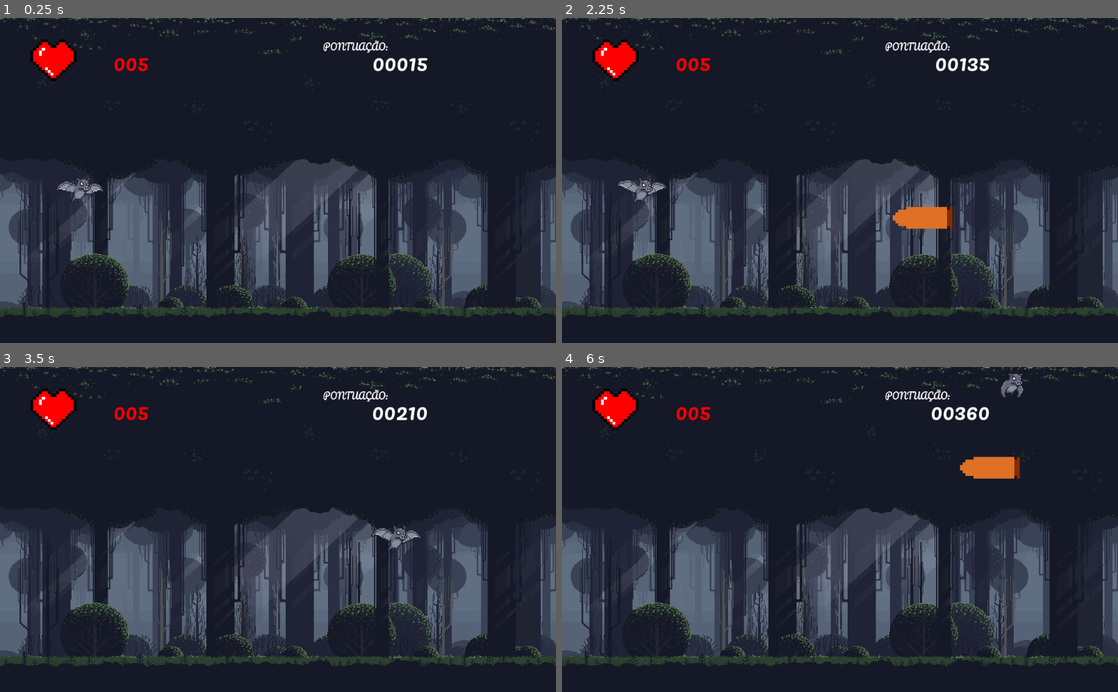
Above: before the commit, frames 1-4 (two rows, left to right).
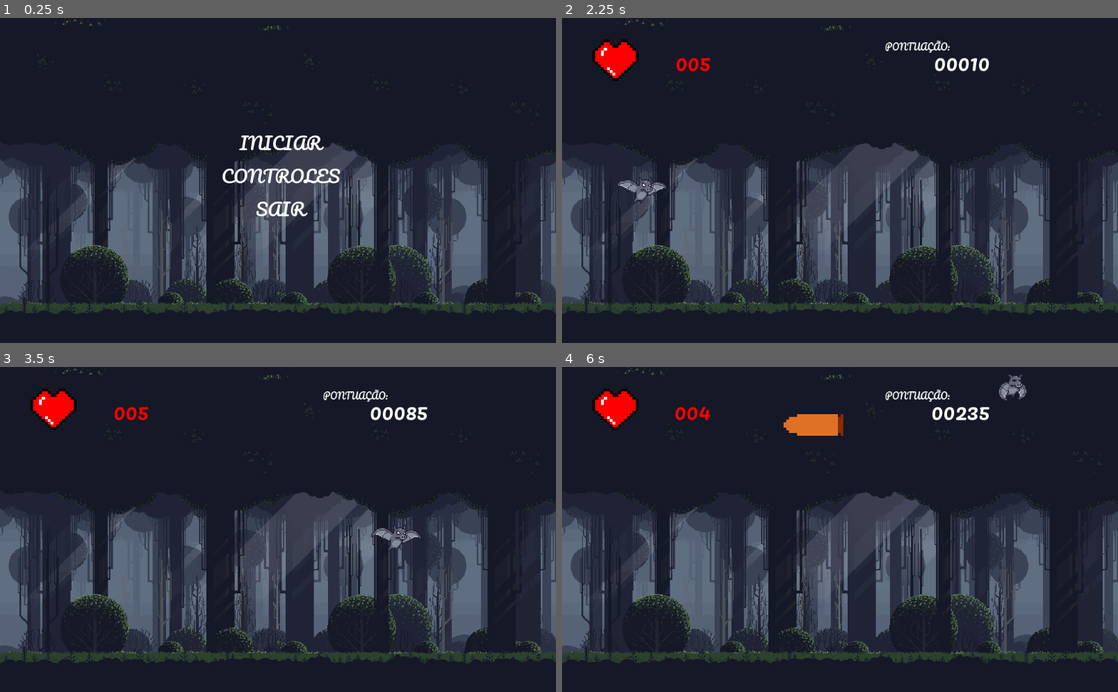
Above: after the commit, the same moments.

Repository: leoleokeo/Jogo
Game: Godot game, scene res://prefabs/start_screen.tscn
Same seed, same stepped clock (60 frames per second), same inputs: the game is played once before the commit and once after it. Before the commit the project starts from res://scenes/main.tscn.
Inputs (mouse positions are in pixels of both pictures, inside the frame that each line leads up to):
- Up to frame 1 (0.25 s): no input
- Up to frame 2 (2.25 s): click (840, 174) at 0.5 s, where only the run after the commit has a clickable "CONTROLES"; click (606, 50) at 1.25 s, where only the run after the commit has a clickable "Voltar"; click (840, 141) at 2 s, where only the run after the commit has a clickable "INICIAR"
- Up to frame 3 (3.5 s): hold D (move_right) from 2.78 s (still down)
- Up to frame 4 (6 s): release D (move_right) at 3.53 s; hold S (move_down) 3.53-4.28 s; hold D (move_right) 4.28-5.03 s; hold W (move_up) 5.03-5.78 s; hold A (move_left) from 5.78 s (still down)

The runs differ from the first frame. In frame 1, 13% of the frame differs, in the area x 0-100%, y 0-93%; in frame 2, 11%; in frame 3, 11%; in frame 4, 12%.

Commit message:
Terminado Jogo 2

Diff:
--- a/Jogo Antigo remake/prefabs/control_screen.tscn
+++ b/Jogo Antigo remake/prefabs/control_screen.tscn
@@ -42,6 +42,12 @@
 margin_bottom = 300.0
 script = ExtResource( 3 )
 
+[node name="Sprite" type="Sprite" parent="."]
+position = Vector2( 0, -280 )
+scale = Vector2( 1.11, 1.11 )
+texture = ExtResource( 2 )
+centered = false
+
 [node name="Label" type="Label" parent="."]
 anchor_left = 0.5
 anchor_top = 0.5
@@ -56,15 +62,6 @@
 Mover para baixo / S
 Mover para dreita / D
 Mover para esquerda / A"
-
-[node name="ParallaxBackground" type="ParallaxBackground" parent="."]
-offset = Vector2( 0, -270 )
-transform = Transform2D( 1, 0, 0, 1, 0, -270 )
-
-[node name="Sprite" type="Sprite" parent="ParallaxBackground"]
-scale = Vector2( 1.11, 1.11 )
-texture = ExtResource( 2 )
-centered = false
 
 [node name="back" type="Button" parent="."]
 margin_left = 30.0
--- a/Jogo Antigo remake/prefabs/start_screen.tscn
+++ b/Jogo Antigo remake/prefabs/start_screen.tscn
@@ -91,6 +91,12 @@
 margin_bottom = 300.0
 script = ExtResource( 2 )
 
+[node name="Sprite" type="Sprite" parent="."]
+position = Vector2( 0, -280 )
+scale = Vector2( 1.11, 1.11 )
+texture = ExtResource( 3 )
+centered = false
+
 [node name="controls" type="VBoxContainer" parent="."]
 anchor_left = 0.5
 anchor_top = 0.5
@@ -138,15 +144,6 @@
 custom_fonts/font = SubResource( 1 )
 text = "SAIR"
 
-[node name="ParallaxBackground" type="ParallaxBackground" parent="."]
-offset = Vector2( 0, -272 )
-transform = Transform2D( 1, 0, 0, 1, 0, -272 )
-
-[node name="Sprite" type="Sprite" parent="ParallaxBackground"]
-scale = Vector2( 1.11, 1.11 )
-texture = ExtResource( 3 )
-centered = false
-
 [connection signal="pressed" from="controls/startBTN" to="." method="_on_startBTN_pressed"]
 [connection signal="pressed" from="controls/controlsBTN" to="." method="_on_controlsBTN_pressed"]
 [connection signal="pressed" from="controls/quitBTN" to="." method="_on_quitBTN_pressed"]
--- a/Jogo Antigo remake/project.godot
+++ b/Jogo Antigo remake/project.godot
@@ -11,7 +11,7 @@
 [application]
 
 config/name="Jogo_2_git"
-run/main_scene="res://scenes/main.tscn"
+run/main_scene="res://prefabs/start_screen.tscn"
 config/icon="res://icon.png"
 
 [autoload]
--- a/Jogo Antigo remake/scenes/main.tscn
+++ b/Jogo Antigo remake/scenes/main.tscn
@@ -14,8 +14,8 @@
 [node name="main" type="Node2D"]
 
 [node name="background" type="Sprite" parent="."]
-position = Vector2( 0, -215 )
-scale = Vector2( 1.10991, 1.03153 )
+position = Vector2( 0, -280 )
+scale = Vector2( 1.11, 1.11 )
 texture = ExtResource( 3 )
 centered = false
 
@@ -29,6 +29,7 @@
 [node name="HUD" parent="." instance=ExtResource( 4 )]
 
 [node name="barreiras5" type="Node2D" parent="."]
+visible = false
 
 [node name="barreiras" type="StaticBody2D" parent="barreiras5"]
 position = Vector2( 0, 300 )
